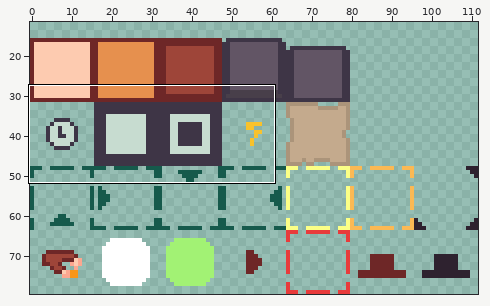
Pixel-art file, stored at Project Games/project BitCraft/Aseprite/Interactable_Icons.aseprite. The picture above shows the old version from afar; the outline marks the close-up.
Close-up. Earlier state:
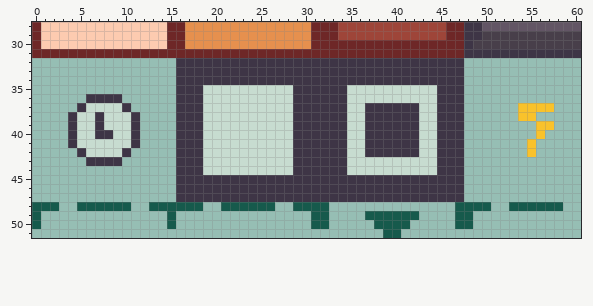
112x80 pixels, 1 frame. Shown: x 0..60, y 28..51. The wide view leaves out empty margins.
After the commit:
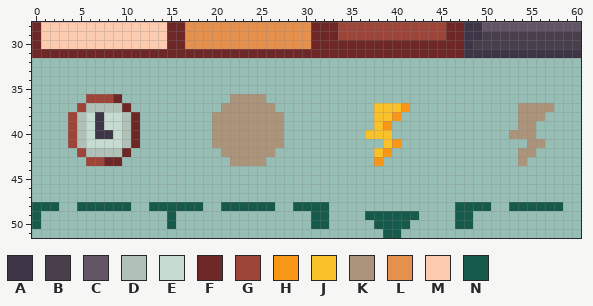
Palette (. is transparent): A #3e3546  B #483f4a  C #625565  D #b0c2b8  E #c7dcd0  F #6e2727  G #9e4539  H #f79617  J #f9c22b  K #ab947a  L #e6904e  M #fdcbb0  N #165a4c
Diff:
y 32..34: x 16..47 AAAAAAAAAAAAAAAAAAAAAAAAAAAAAAAA -> ................................
y 35: x 16..47 AAAEEEEEEEEEEAAAAAAEEEEEEEEEEAAA -> ................................
y 36: x 6..9 AAAA -> GGGF; x 16..47 AAAEEEEEEEEEEAAAAAAEEEEEEEEEEAAA -> ......KKKK......................
y 37: x 5..10 AEEEEA -> GDDDDF; x 16..47 AAAEEEEEEEEEEAAAAAAEEAAAAAAEEAAA -> .....KKKKKK...........JJJH......; x 54..57 JJJJ -> KKKK
y 38: x 4..5 AE -> GD; x 10..11 EA -> DF; x 16..47 AAAEEEEEEEEEEAAAAAAEEAAAAAAEEAAA -> ....KKKKKKKK..........JJH.......; x 54..56 JJ. -> KKK
y 39: x 4..5 AE -> GD; x 10..11 EA -> DF; x 16..47 AAAEEEEEEEEEEAAAAAAEEAAAAAAEEAAA -> ....KKKKKKKK..........JH........; x 54..57 ..JJ -> KK..
y 40: x 4..5 AE -> GD; x 10..11 EA -> DF; x 16..47 AAAEEEEEEEEEEAAAAAAEEAAAAAAEEAAA -> ....KKKKKKKK.........JJJ........; x 53..56 ...J -> KKK.
y 41: x 4..5 AE -> GD; x 10..11 EA -> DF; x 16..47 AAAEEEEEEEEEEAAAAAAEEAAAAAAEEAAA -> ....KKKKKKKK...........JH.......; x 55..56 J. -> KK
y 42: x 5..10 AEEEEA -> GDDDDF; x 16..47 AAAEEEEEEEEEEAAAAAAEEAAAAAAEEAAA -> .....KKKKKK...........JH........; x 54..55 .J -> KK
y 43: x 6..9 AAAA -> GGFF; x 16..47 AAAEEEEEEEEEEAAAAAAEEEEEEEEEEAAA -> ......KKKK............H.........; x 54 . -> K
y 44: x 16..47 AAAEEEEEEEEEEAAAAAAEEEEEEEEEEAAA -> ................................
y 45..47: x 16..47 AAAAAAAAAAAAAAAAAAAAAAAAAAAAAAAA -> ................................
